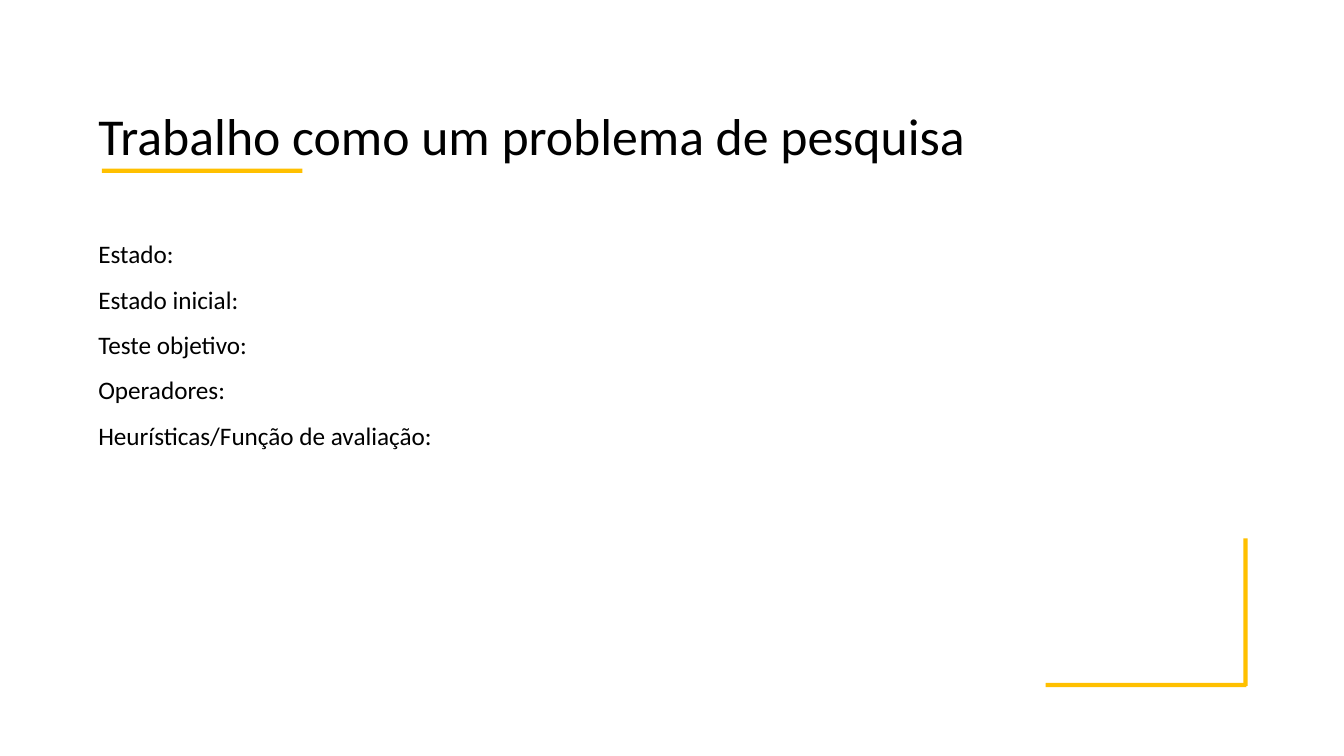
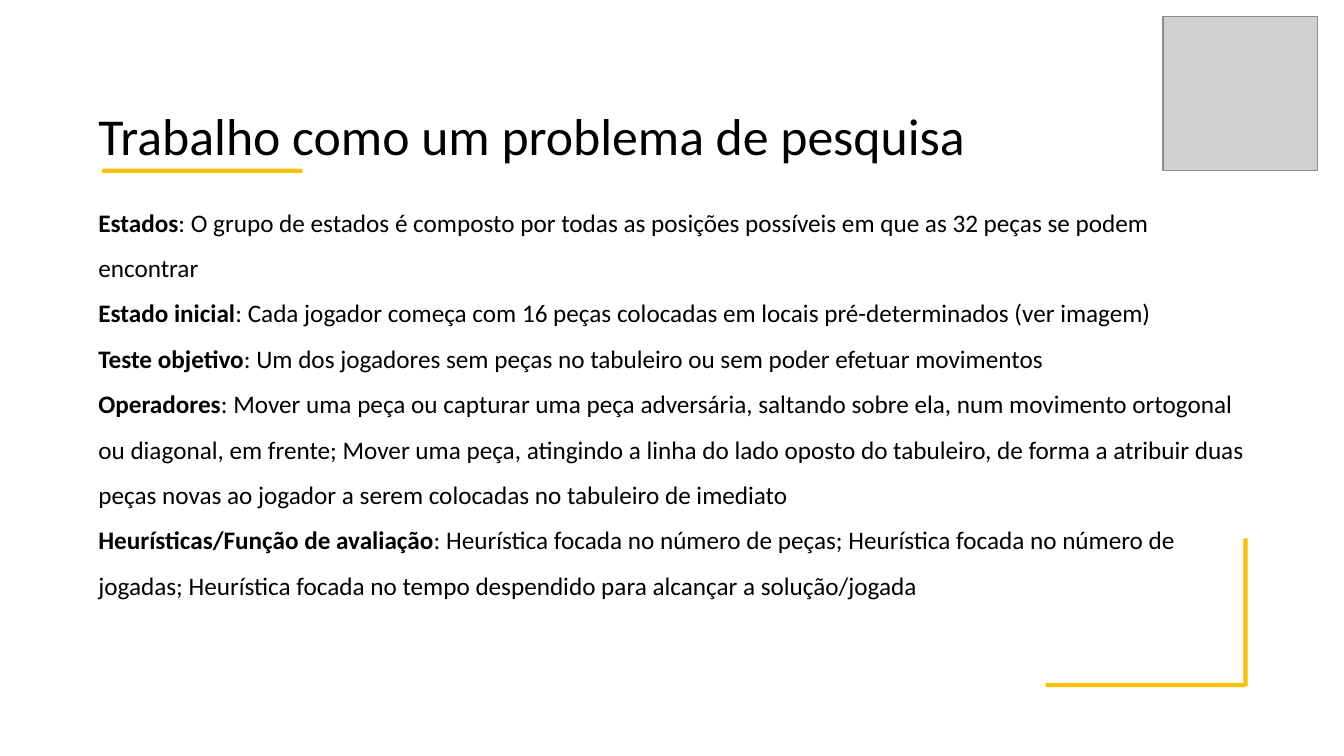
Before and after one commit to MiguelSimoes35/FEUP-IART, a slide deck: slide 4 of Proj1/docs/pp_checkpoint.odp. Drawn at 1344x756 pixels with LibreOffice and Linux fonts; fonts in the diff are those of the drawing; grey boxes stand for pictures. Boxes give left, top, right and bottom in pixels: in the first picture for what was removed or moved away, otherwise in the second. Text is boxed around its words. In the diff, an @@ line names an element or a change of style, - is before the commit and + after.

```diff
--- a/Proj1/docs/pp_checkpoint.odp
+++ b/Proj1/docs/pp_checkpoint.odp
@@ picture added at box(1164, 16, 1318, 170) @@
@@ text at box(98, 214, 1243, 600): text changed @@
-Estado:
-Estado inicial:
-Teste objetivo:
-Operadores:
-Heurísticas/Função de avaliação:
+Estados: O grupo de estados é composto por todas as posições possíveis em que as 32 peças se podem encontrar
+Estado inicial: Cada jogador começa com 16 peças colocadas em locais pré-determinados (ver imagem)
+Teste objetivo: Um dos jogadores sem peças no tabuleiro ou sem poder efetuar movimentos
+Operadores: Mover uma peça ou capturar uma peça adversária, saltando sobre ela, num movimento ortogonal ou diagonal, em frente; Mover uma peça, atingindo a linha do lado oposto do tabuleiro, de forma a atribuir duas peças novas ao jogador a serem colocadas no tabuleiro de imediato
+Heurísticas/Função de avaliação: Heurística focada no número de peças; Heurística focada no número de jogadas; Heurística focada no tempo despendido para alcançar a solução/jogada
```
Also in this commit, not shown: 1 other slide changed, 2 other files.
